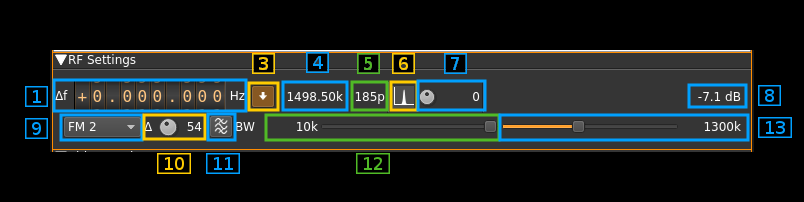
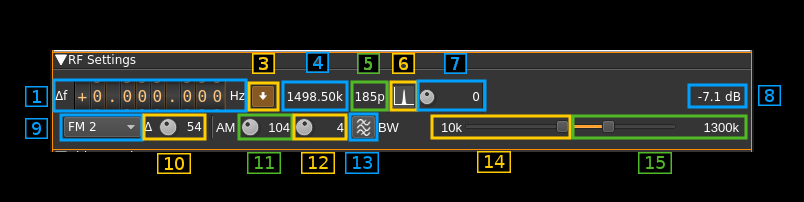
Layers edited between the first and the second 804×202 image:
added layer "15" above "Overlay_15" over [638, 152, 672, 174]
added layer "Overlay_15" above "14" over [571, 114, 748, 140]
added layer "14" above "Overlay_14" over [477, 151, 511, 173]
added layer "Overlay_14" above "13" over [430, 114, 572, 140]
painted on "13" over [345, 117, 792, 174]
painted on "Overlay_13" over [348, 112, 750, 142]
painted on "12" over [301, 152, 390, 174]
painted on "Overlay_12" over [264, 113, 501, 142]
painted on "11" over [206, 152, 281, 174]
painted on "Overlay_11" over [206, 112, 294, 142]
added layer "Clipboard" above "PAtch_02" over [210, 113, 742, 142]
